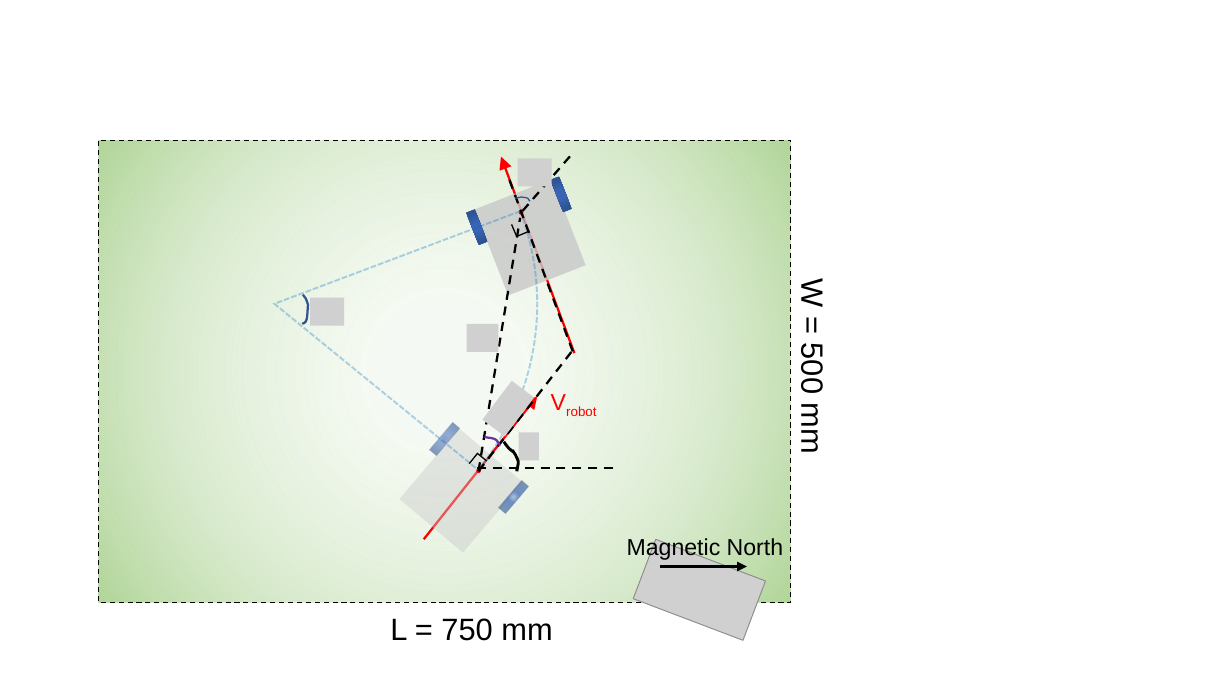
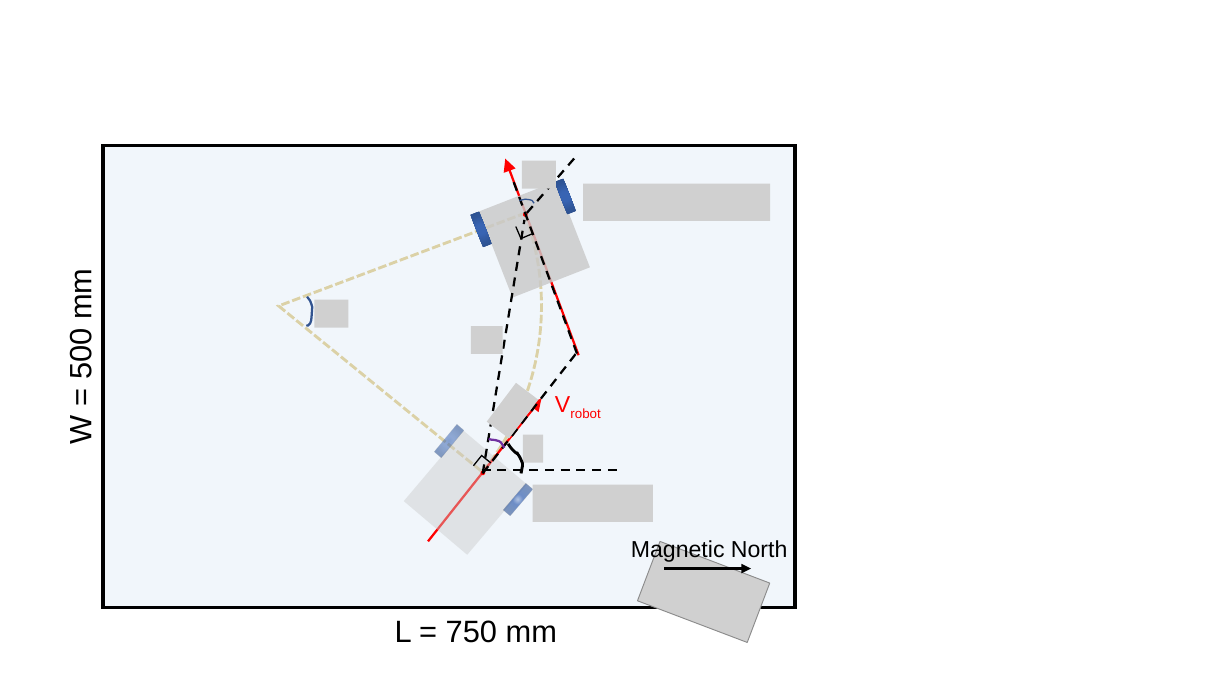
Before and after one commit to Qiong-Hu/Computational_Robotics, a slide deck: slide 1 of lab_3/Figures.pptx. Drawn at 1232x693 pixels with LibreOffice and Linux fonts; fonts in the diff are those of the drawing; grey boxes stand for pictures. Boxes give left, top, right and bottom in pixels: in the first picture for what was removed or moved away, otherwise in the second. Text is boxed around its words. In the diff, an @@ line names an element or a change of style, - is before the commit and + after.

```diff
--- a/lab_3/Figures.pptx
+++ b/lab_3/Figures.pptx
@@ pie slice (boxed as its full ellipse) at [16,43,542,569]: outline #0070C0 1.5 pt dashed to #BF9000 2.25 pt dashed @@
@@ rectangle at [103,146,795,608]: fill gradient #E2F0D9 to #C5E0B4 to #A9D18E to #DEEBF7 at 41% opacity; outline #000000 1 pt dashed to #000000 3 pt @@
@@ 2 rectangles, 1 text, 1 ellipse, 1 freeform shape, 1 arrow, 1 picture: place and size @@
-2 rectangles, 1 text, 1 ellipse, 1 freeform shape, 1 arrow, 1 picture at [99,140,791,641]
+2 rectangles, 1 text, 1 ellipse, 1 freeform shape, 1 arrow, 1 picture at [103,146,795,643]
@@ picture added at [583,184,770,221] @@
@@ text "W = 500 mm": place and size @@
-text "W = 500 mm" at [795,281,829,452]
+text "W = 500 mm" at [63,274,97,444]
@@ text "W = 500 mm" at [63,274,97,444]: rotation 90 to 270 degrees @@
@@ 5 rectangles, 5 lines, 4 pictures, 3 freeform shapes, 2 texts, 2 half frames, 2 arrows, 1 ellipse, 1 pie slice (boxed as its full ellipse): place and size @@
-5 rectangles, 5 lines, 4 pictures, 3 freeform shapes, 2 texts, 2 half frames, 2 arrows, 1 ellipse, 1 pie slice (boxed as its full ellipse) at [11,41,783,641]
+5 rectangles, 5 lines, 4 pictures, 3 freeform shapes, 2 texts, 2 half frames, 2 arrows, 1 ellipse, 1 pie slice (boxed as its full ellipse) at [16,43,787,643]
@@ picture added at [532,484,653,521] @@
```
Also in this commit, not shown: 1 slide added, 2 other files.
